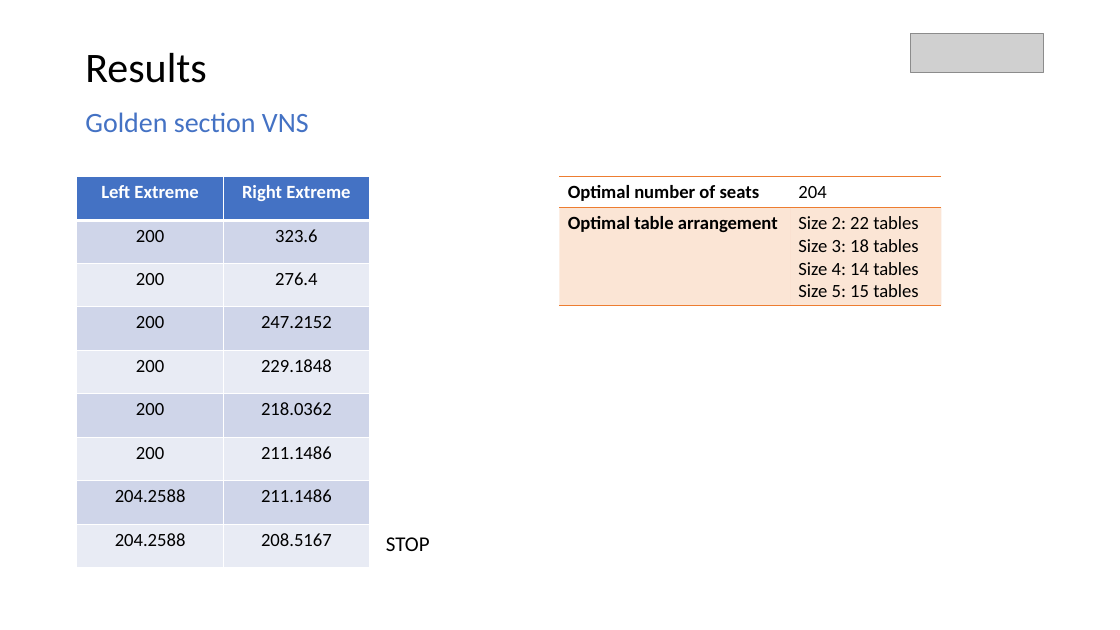
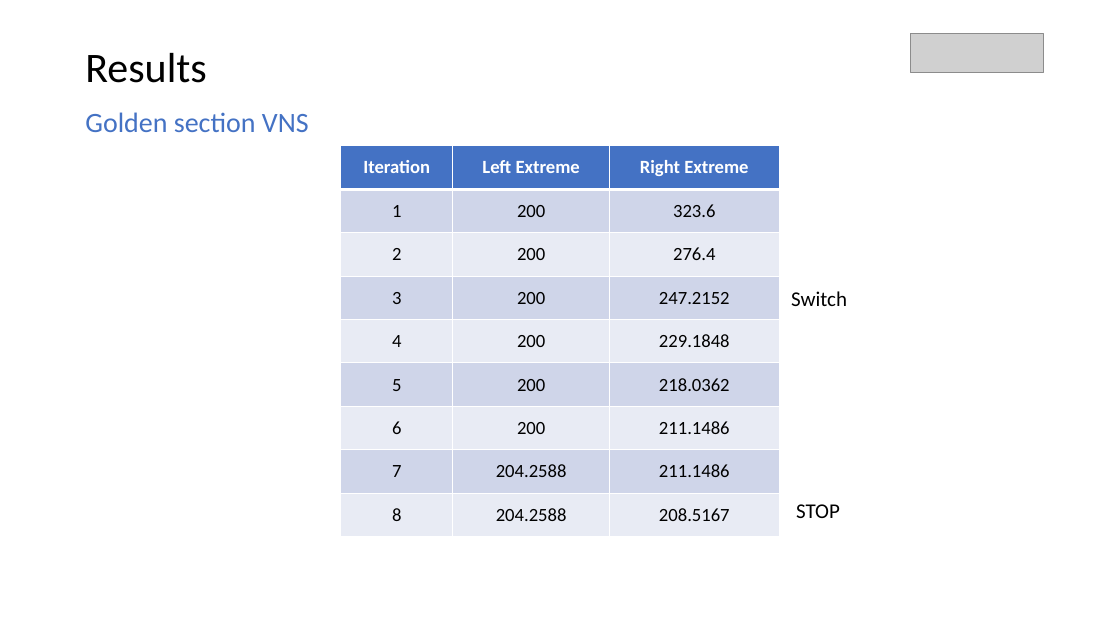
Before and after one commit to parkjan4/OptSim, a slide deck: slide 13 of Presentation.pptx. Drawn at 1120x630 pixels with LibreOffice and Linux fonts; fonts in the diff are those of the drawing; grey boxes stand for pictures. Boxes give left, top, right and bottom in pixels: in the first picture for what was removed or moved away, otherwise in the second. Text is boxed around its words. In the diff, an @@ line names an element or a change of style, - is before the commit and + after.

```diff
--- a/Presentation.pptx
+++ b/Presentation.pptx
@@ table at [341,146,780,537] @@
+column 1: Iteration | 1 | 2 | 3 | 4 | 5 | 6 | 7 | 8
@@ table: place and size @@
-table at [77,176,370,567]
+table at [341,146,780,537]
@@ table removed at [560,176,942,305], 2 rows, 2 columns @@
-Optimal number of seats | 204
-Optimal table arrangement | Size 2: 22 tables / Size 3: 18 tables / Size 4: 14 tables / Size 5: 15 tables
@@ text added at [791,291,847,306], 18 pt, text #000000 @@
+Switch
@@ text "STOP": place and size @@
-text "STOP" at [386,537,430,551]
+text "STOP" at [796,504,840,518]
```
Also in this commit, not shown: 1 other slide changed, 1 slide added, 12 other files.
